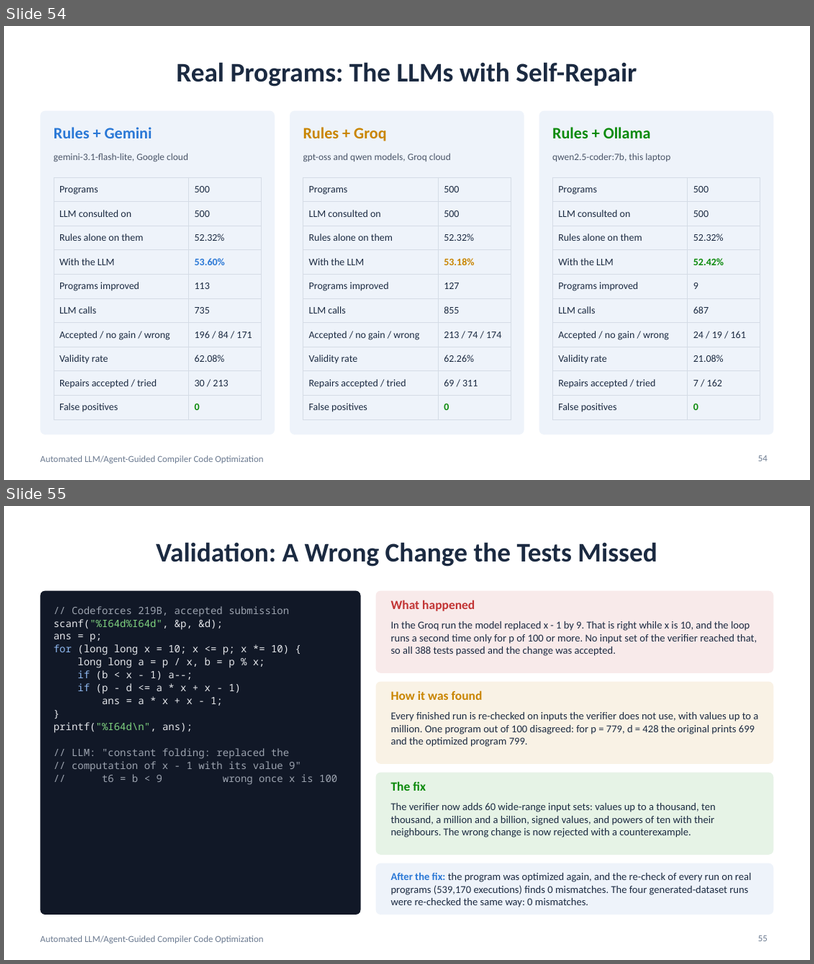
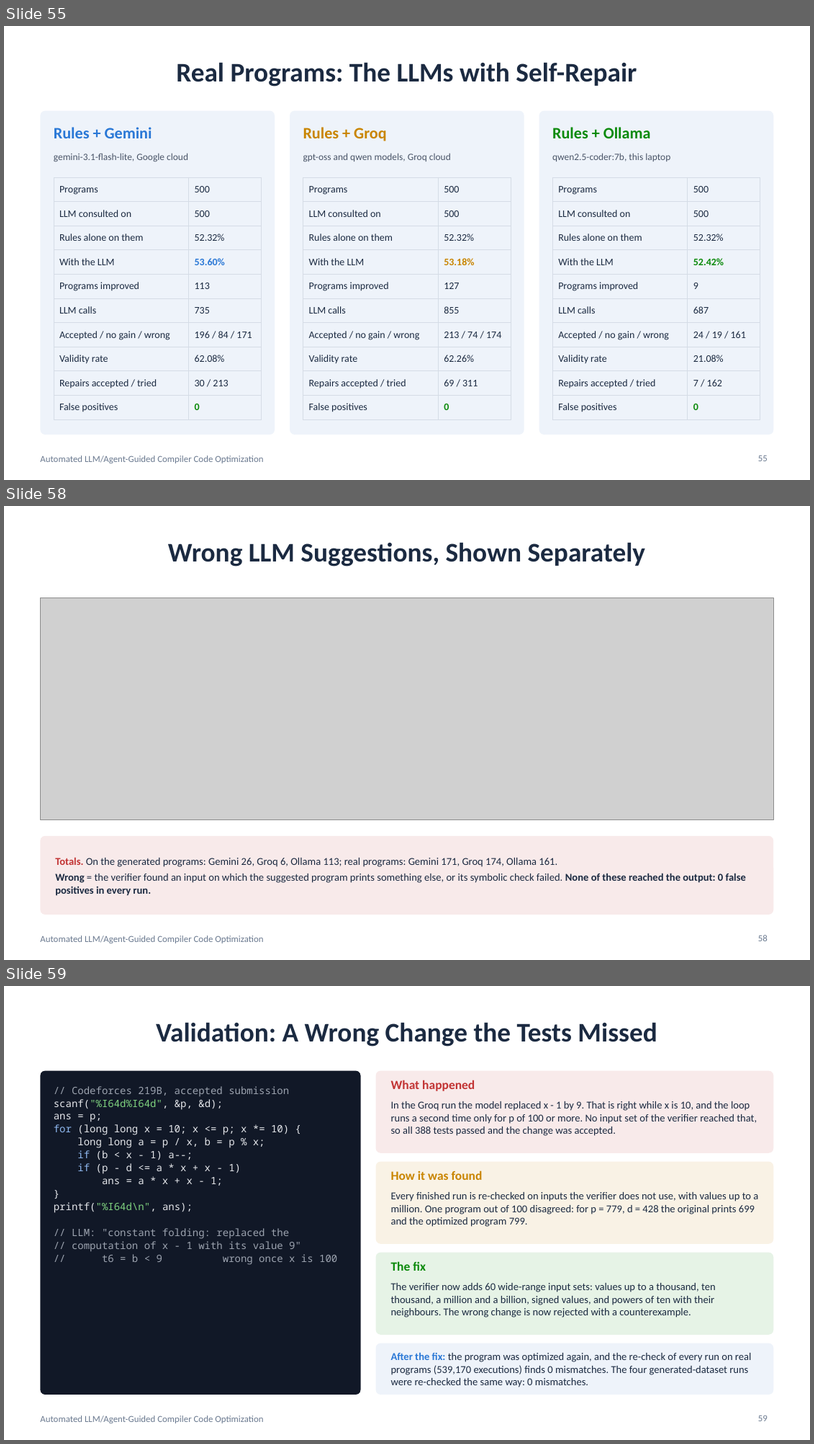
Before and after one commit to adarshhsharmaa-rgb/LLM-based-Compiler-Code-Optimization, a slide deck: project_ppt_24bce2972_review3.pptx. Shown one above the other, each under a label of ours: slides 54 and 55 before the commit, slides 55, 58 and 59 after it; the slides between them are not shown. The pictures are 814x964 and 814x1444 pixels, drawn with LibreOffice and Linux fonts; fonts in the diff are those of the drawing; grey boxes stand for pictures. Boxes give left, top, right and bottom in pixels: in the first picture for what was removed or moved away, otherwise in the second. Text is boxed around its words. In the diff, an @@ line names an element or a change of style, - is before the commit and + after.

```diff
--- a/project_ppt_24bce2972_review3.pptx
+++ b/project_ppt_24bce2972_review3.pptx
@@ slide 58 added at box(4, 506, 810, 960), background #FFFFFF; not listed: 1 template element that a slide beside it also shows @@
@@ title added at box(168, 542, 646, 566), 32 pt, text #1B2A41, bold @@
+Wrong LLM Suggestions, Shown Separately
@@ picture added at box(40, 597, 774, 819) @@
@@ rounded rectangle added at box(40, 836, 774, 914), fill #C23434 at 10% opacity @@
@@ text added at box(55, 857, 746, 896), 12.5 pt, text #1B2A41 @@
+Totals. On the generated programs: Gemini 26, Groq 6, Ollama 113; real programs: Gemini 171, Groq 174, Ollama 161.
+Wrong = the verifier found an input on which the suggested program prints something else, or its symbolic check failed. None of these reached the output: 0 false positives in every run.
@@ page number added at box(759, 934, 768, 941), 11 pt, text #6B7A90 @@
+58
@@ what was slide 54 is now slide 55 @@
@@ page number at box(759, 455, 768, 461): text changed @@
-54
+55
@@ what was slide 55 is now slide 59 @@
```
Also in this commit, not shown: 4 slides changed, 3 other slides added, 17 other files.
